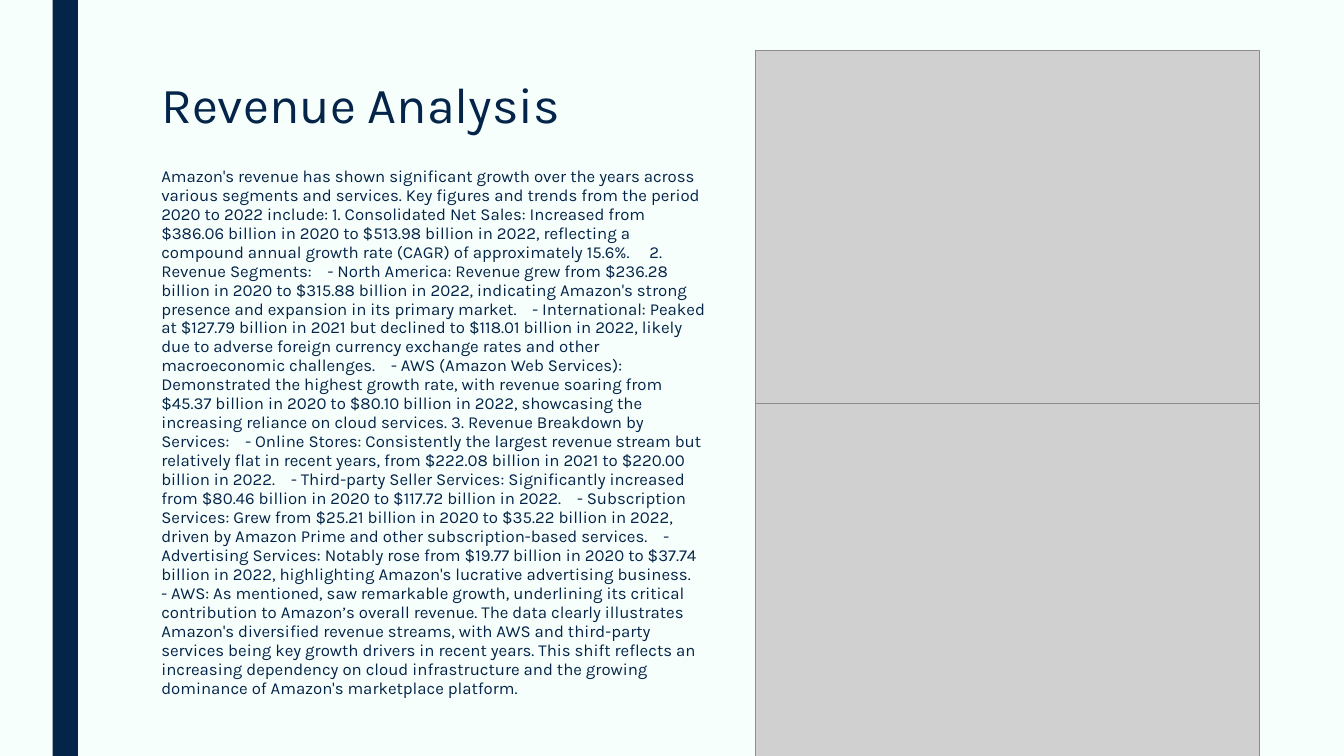
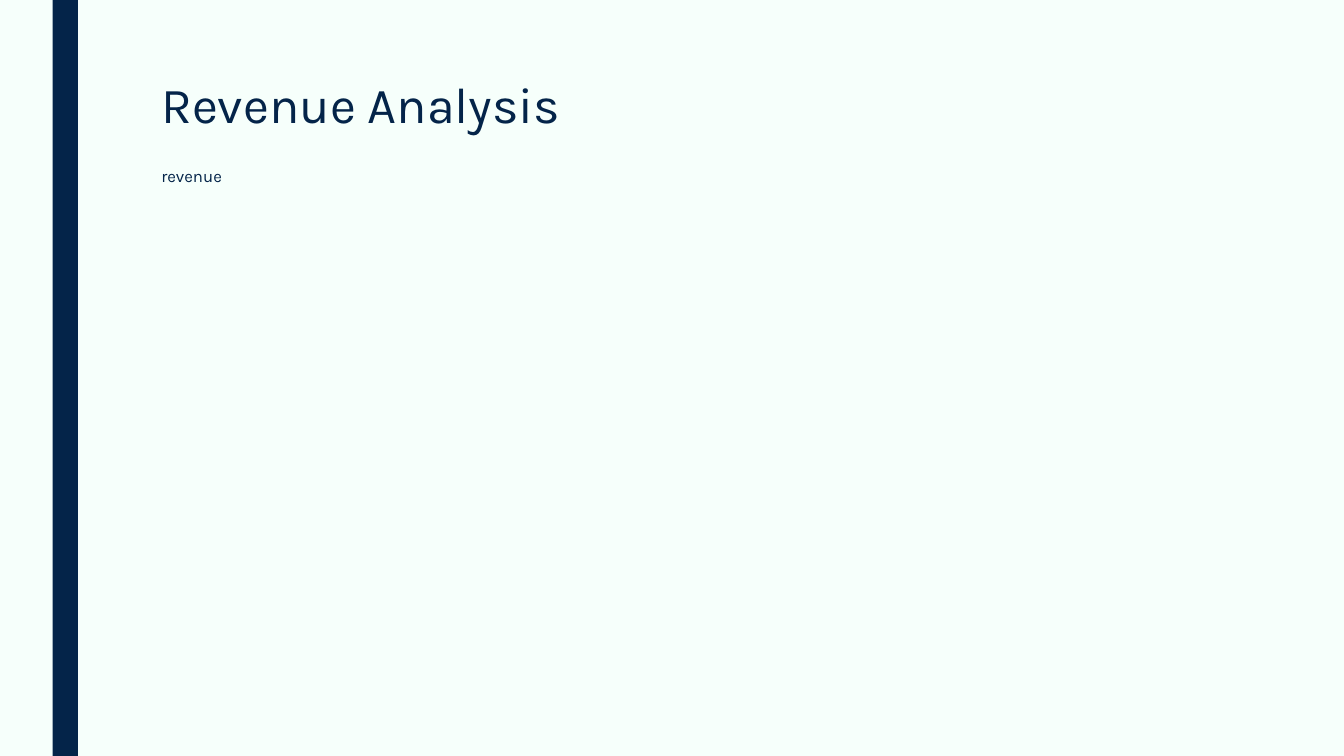
Before and after one commit to devangovind/AMUCLDISS, a slide deck: slide 2 of fastapi-backend/pres/output.pptx. Drawn at 1344x756 pixels with LibreOffice and Linux fonts; fonts in the diff are those of the drawing; grey boxes stand for pictures. Boxes give left, top, right and bottom in pixels: in the first picture for what was removed or moved away, otherwise in the second. Text is boxed around its words. In the diff, an @@ line names an element or a change of style, - is before the commit and + after.

```diff
--- a/fastapi-backend/pres/output.pptx
+++ b/fastapi-backend/pres/output.pptx
@@ picture removed at box(756, 50, 1260, 429) @@
@@ text at box(161, 174, 222, 182): text changed @@
-Amazon's revenue has shown significant growth over the years across various segments and services. Key figures and trends from the period 2020 to 2022 include: 1. Consolidated Net Sales: Increased from $386.06 billion in 2020 to $513.98 billion in 2022, reflecting a compound annual growth rate (CAGR) of approximately 15.6%. 2. Revenue Segments: - North America: Revenue grew from $236.28 billion in 2020 to $315.88 billion in 2022, indicating Amazon's strong presence and expansion in its primary market. - International: Peaked at $127.79 billion in 2021 but declined to $118.01 billion in 2022, likely due to adverse foreign currency exchange rates and other macroeconomic challenges. - AWS (Amazon Web Services): Demonstrated the highest growth rate, with revenue soaring from $45.37 billion in 2020 to $80.10 billion in 2022, showcasing the increasing reliance on cloud services. 3. Revenue Breakdown by Services: - Online Stores: Consistently the largest revenue stream but relatively flat in recent years, from $222.08 billion in 2021 to $220.00 billion in 2022. - Third-party Seller Services: Significantly increased from $80.46 billion in 2020 to $117.72 billion in 2022. - Subscription Services: Grew from $25.21 billion in 2020 to $35.22 billion in 2022, driven by Amazon Prime and other subscription-based services. - Advertising Services: Notably rose from $19.77 billion in 2020 to $37.74 billion in 2022, highlighting Amazon's lucrative advertising business. - AWS: As mentioned, saw remarkable growth, underlining its critical contribution to Amazon’s overall revenue. The data clearly illustrates Amazon's diversified revenue streams, with AWS and third-party services being key growth drivers in recent years. This shift reflects an increasing dependency on cloud infrastructure and the growing dominance of Amazon's marketplace platform.
+revenue
@@ picture removed at box(756, 403, 1260, 756) @@
```
Also in this commit, not shown: 4 other slides changed, 10 other files.
